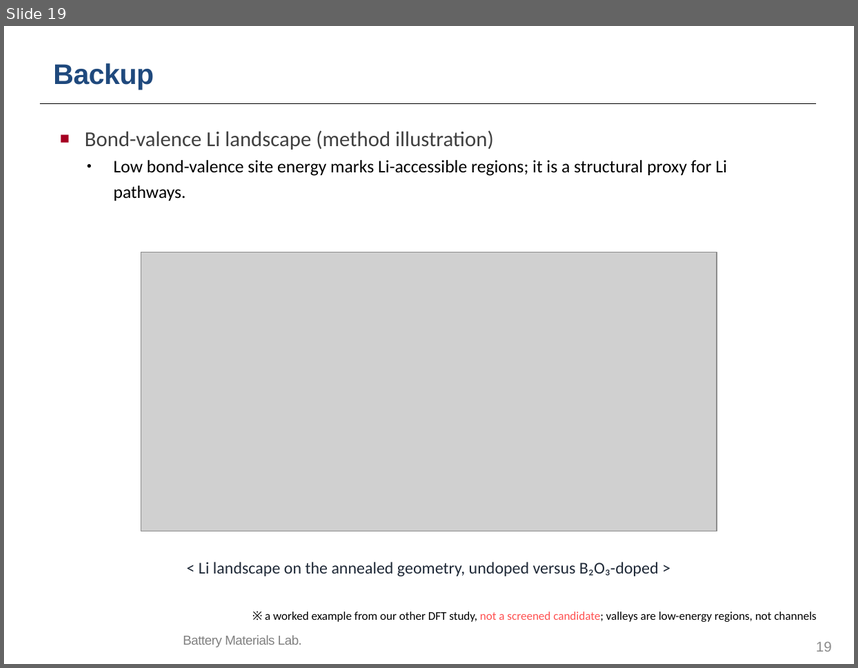
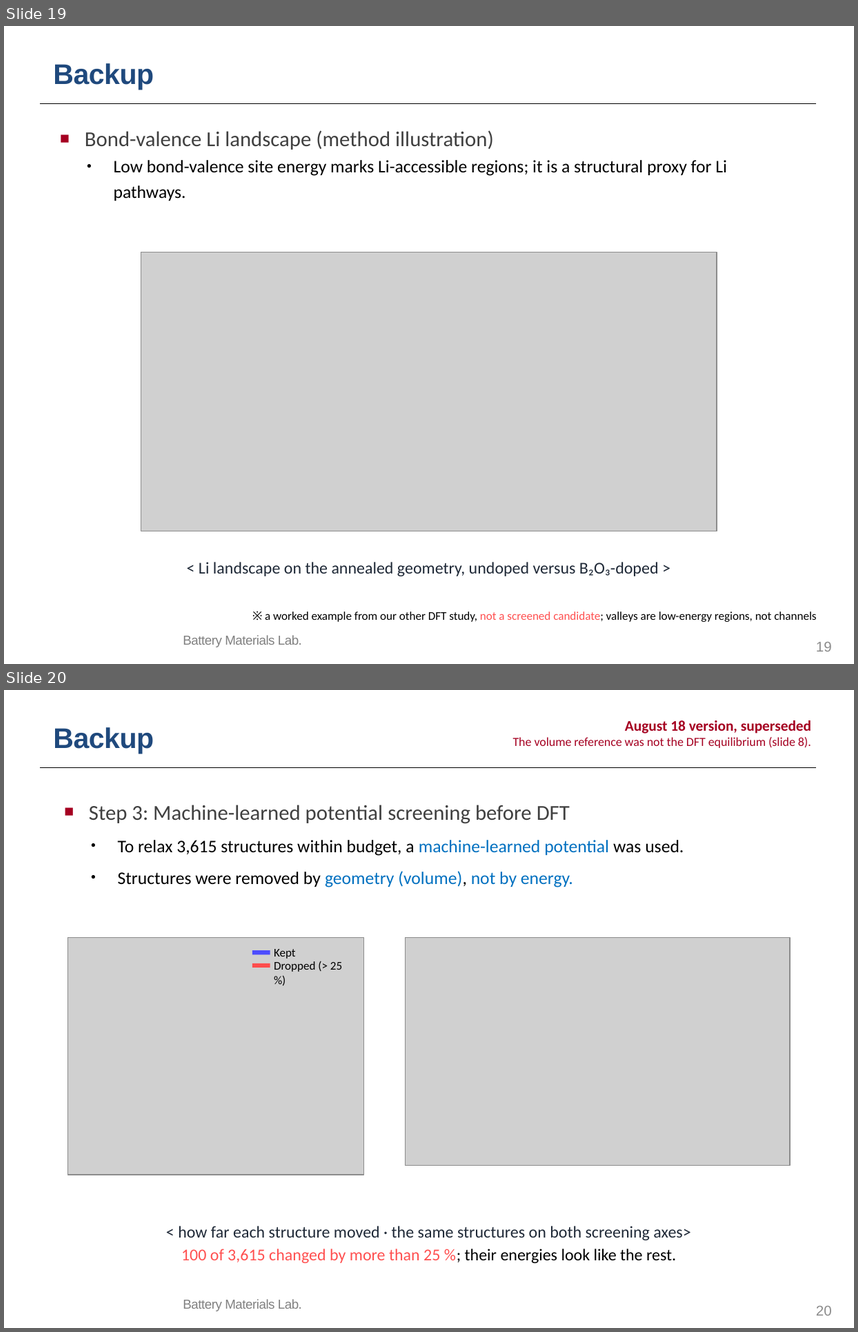
Before and after one commit to yonghoon7153-source/Yonghoon-DEM-DFT, a slide deck: kb/seminars/Research_Seminar_2026_10_13_cascade_progress_lean.pptx. Shown one above the other, each under a label of ours: slide 19 before the commit, slides 19 and 20 after it. The pictures are 858x668 and 858x1332 pixels, drawn with LibreOffice and Linux fonts; fonts in the diff are those of the drawing; grey boxes stand for pictures; background and template pictures are left out. Boxes give left, top, right and bottom in pixels: in the first picture for what was removed or moved away, otherwise in the second. Text is boxed around its words. In the diff, an @@ line names an element or a change of style, - is before the commit and + after.

```diff
--- a/kb/seminars/Research_Seminar_2026_10_13_cascade_progress_lean.pptx
+++ b/kb/seminars/Research_Seminar_2026_10_13_cascade_progress_lean.pptx
@@ slide 20 added at <box>4,690,854,1328</box>, background #FFFFFF; not listed: 3 template elements that a slide beside it also shows @@
@@ text added at <box>53,727,154,754</box>, 24 pt, text #1F497D, bold @@
+Backup
@@ text added at <box>513,720,811,748</box>, 10.5 pt, text #A50021 @@
+August 18 version, superseded
+The volume reference was not the DFT equilibrium (slide 8).
@@ text added at <box>89,805,684,887</box>, 15 pt, text #000000 @@
+■ Step 3: Machine-learned potential screening before DFT
+• To relax 3,615 structures within budget, a machine-learned potential was used.
+• Structures were removed by geometry (volume), not by energy.
@@ group added at <box>67,938,791,1174</box>: 2 pictures, 2 rectangles, 2 texts @@
+Kept
+Dropped (> 25 %)
@@ text added at <box>178,1225,691,1240</box>, 14 pt, text #1F2937 @@
+< how far each structure moved · the same structures on both screening axes>
@@ text added at <box>181,1248,676,1263</box>, 14 pt, text #FF5050 @@
+100 of 3,615 changed by more than 25 %; their energies look like the rest.
```
Also in this commit, not shown: 2 slides changed, 3 other slides added, 18 other files.
